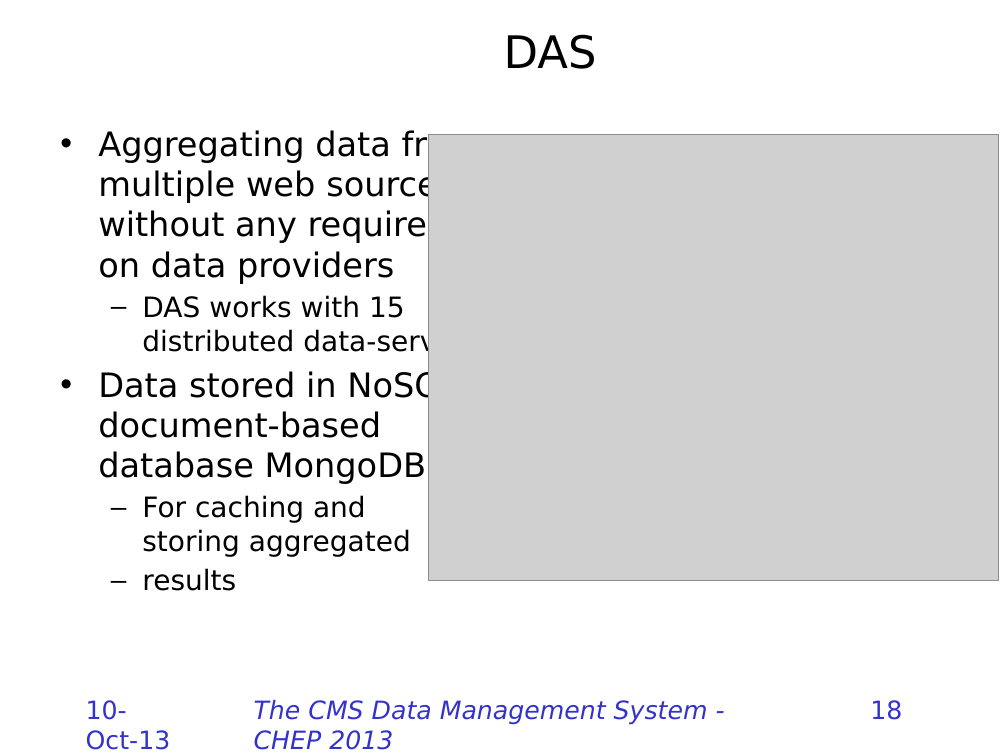
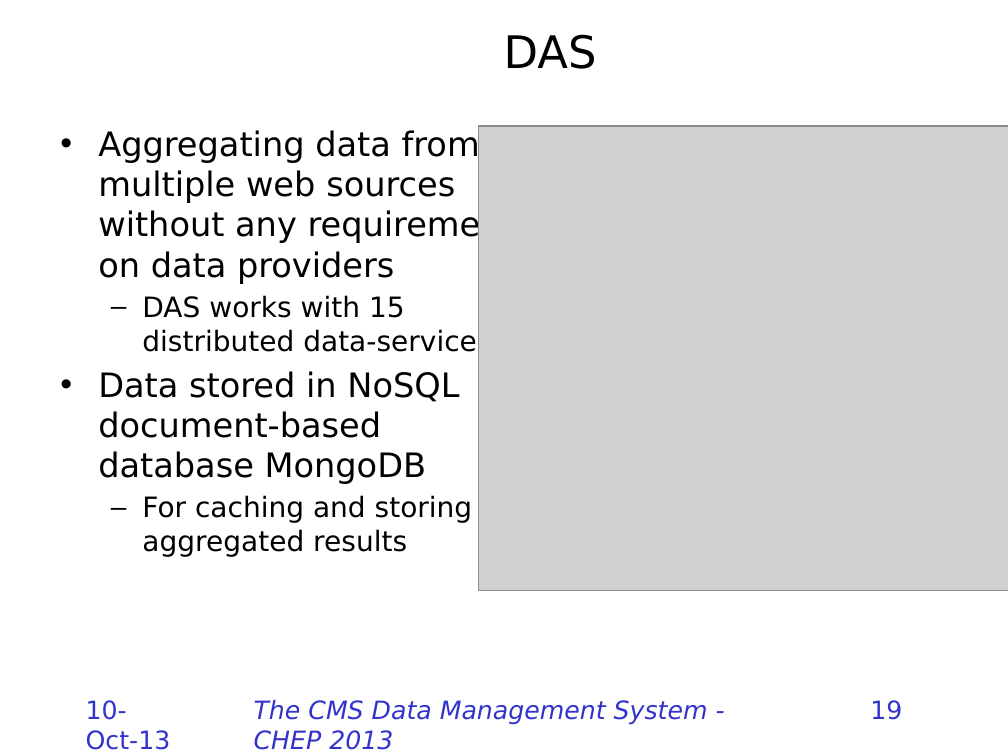
Before and after one commit to TonyWildish/CHEP-2013-DMWM, a slide deck: slide 19 of CMS-Data-Management/Slides/The CMS Data Management System.pptx (slide 18 before the commit). Drawn at 1008x756 pixels with LibreOffice and Linux fonts; fonts in the diff are those of the drawing; grey boxes stand for pictures; background and template pictures are left out. Boxes give left, top, right and bottom in pixels: in the first picture for what was removed or moved away, otherwise in the second. Text is boxed around its words. In the diff, an @@ line names an element or a change of style, - is before the commit and + after.

```diff
--- a/CMS-Data-Management/Slides/The CMS Data Management System.pptx
+++ b/CMS-Data-Management/Slides/The CMS Data Management System.pptx
@@ picture: place and size @@
-picture at (428, 134, 998, 581)
+picture at (479, 126, 1008, 591)
@@ text at (142, 495, 473, 557): text changed @@
-  – For caching and
-    storing aggregated
-  – results
+  – For caching and storing aggregated results
@@ page number at (870, 700, 902, 720): text changed @@
-18
+19
```
Also in this commit, not shown: 13 other slides changed, 1 slide added.
